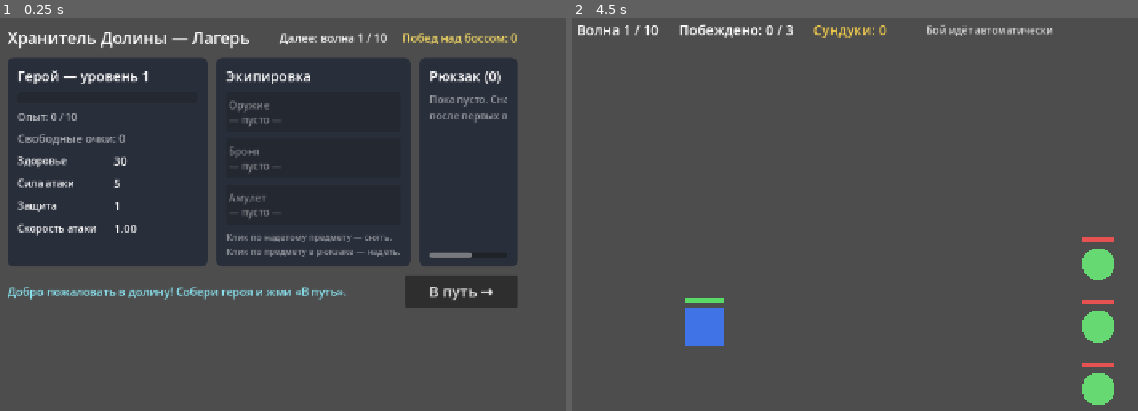
Above: before the commit, frames 1-2 (left to right).
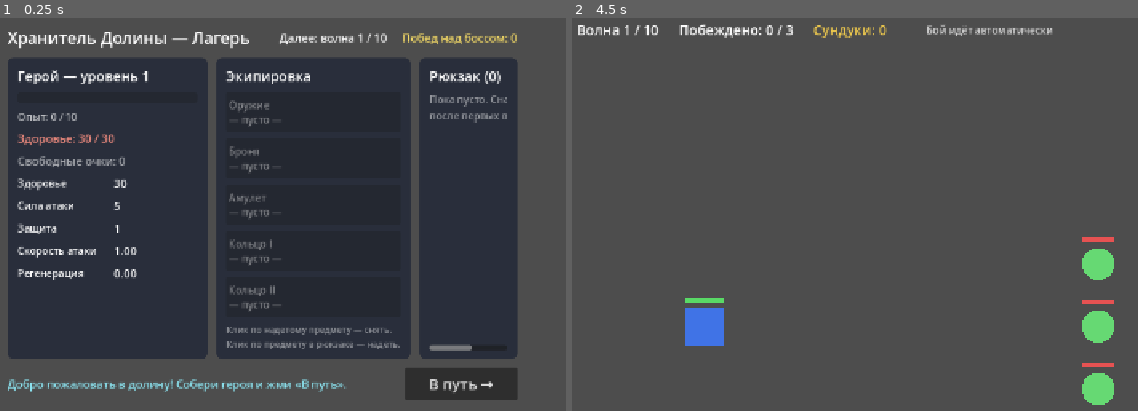
Above: after the commit, the same moments.

Repository: sl1Bridge/valley-keeper
Game: Godot game, scene res://Main.tscn
Two runs of this game, one before a commit and one after it. Both use one fixed random seed, a clock stepped at 60 frames per second and the inputs below.
Inputs (mouse positions are in pixels of both pictures, inside the frame that each line leads up to):
- Up to frame 1 (0.25 s): no input
- Up to frame 2 (4.5 s): click "Оружие — пусто —" at 0.5 s; click "Броня — пусто —" at 1.25 s; click "Амулет — пусто —" at 2 s; click (883, 249) at 2.75 s, where only the run after the commit has a clickable "Кольцо I — пусто —"; click (883, 297) at 3.5 s, where only the run after the commit has a clickable "Кольцо II — пусто —"; click "В путь →" at 4.25 s

The runs differ from the first frame. In frame 1, 23% of the frame differs, in the area x 1-92%, y 29-98%; in frame 2, nothing differs.

Commit message:
Регенерация, кольца (2 слота), фиксированная передышка +25 HP, ослабление врагов, фикс краша

Diff:
--- a/src/Actor.gd
+++ b/src/Actor.gd
@@ -11,8 +11,9 @@
 var display_name := ""
 var team := "enemy"  # "hero" или "enemy"
 var stats := {}      # hp, atk, def, spd
-var max_hp := 1
-var hp := 1
+var max_hp := 1.0
+var hp := 1.0
+var regen := 0.0     # HP в секунду, работает прямо в бою
 var body_color := Color.WHITE
 var shape := "rect"  # "rect" | "circle" | "triangle"
 var radius := 30.0
@@ -32,7 +33,7 @@
 	shape = p_shape
 	radius = p_radius
 	team = p_team
-	max_hp = maxi(1, int(stats.get("hp", 1)))
+	max_hp = float(maxi(1, int(stats.get("hp", 1))))
 	hp = max_hp
 	move_speed = float(stats.get("move", 80.0))
 
@@ -41,6 +42,10 @@
 func step(delta: float) -> void:
 	if _flash > 0.0:
 		_flash -= delta
+		queue_redraw()
+	# Регенерация здоровья
+	if alive and regen > 0.0 and hp < max_hp:
+		hp = minf(max_hp, hp + regen * delta)
 		queue_redraw()
 	if not alive or not engaged or target == null or not target.alive:
 		return
--- a/src/BattleScreen.gd
+++ b/src/BattleScreen.gd
@@ -112,13 +112,24 @@
 
 func _spawn_hero() -> void:
 	_hero_actor = Actor.new()
-	_hero_actor.setup("Герой", hero.get_stats(), Color(0.25, 0.45, 0.9), "rect", 30.0, "hero")
+	var stats := hero.get_stats()
+	_hero_actor.setup("Герой", stats, Color(0.25, 0.45, 0.9), "rect", 30.0, "hero")
+	# Герой входит в бой с тем здоровьем, что осталось после прошлой волны + передышка
+	_hero_actor.hp = clampf(hero.start_hp(), 1.0, _hero_actor.max_hp)
+	_hero_actor.regen = float(stats.get("regen", 0.0))
 	_hero_actor.position = HERO_POS
 	_hero_actor.engaged = true
 	_hero_actor.died.connect(_on_hero_died)
 	_hero_actor.damaged.connect(_on_actor_damaged)
 	_hero_actor.attacked.connect(_on_actor_attacked)
 	_world.add_child(_hero_actor)
+
+
+## Остаток здоровья героя (Main забирает после боя).
+func hero_hp() -> float:
+	if is_instance_valid(_hero_actor):
+		return _hero_actor.hp
+	return 0.0
 
 
 func _spawn_enemies() -> void:
--- a/src/Enemies.gd
+++ b/src/Enemies.gd
@@ -12,15 +12,15 @@
 		"color": Color(0.4, 0.85, 0.45), "shape": "circle", "size": 26.0, "move": 60.0,
 	},
 	"wolf": {
-		"name": "Волк", "hp": 18, "atk": 5, "def": 1, "spd": 1.3, "xp": 5,
+		"name": "Волк", "hp": 18, "atk": 4, "def": 1, "spd": 1.3, "xp": 5,
 		"color": Color(0.55, 0.55, 0.62), "shape": "triangle", "size": 30.0, "move": 115.0,
 	},
 	"golem": {
-		"name": "Голем", "hp": 36, "atk": 6, "def": 3, "spd": 0.5, "xp": 8,
+		"name": "Голем", "hp": 36, "atk": 5, "def": 3, "spd": 0.5, "xp": 8,
 		"color": Color(0.6, 0.45, 0.3), "shape": "rect", "size": 42.0, "move": 40.0,
 	},
 	"boss": {
-		"name": "Каменный страж", "hp": 110, "atk": 8, "def": 4, "spd": 0.7, "xp": 40,
+		"name": "Каменный страж", "hp": 110, "atk": 7, "def": 4, "spd": 0.7, "xp": 40,
 		"color": Color(0.82, 0.28, 0.28), "shape": "rect", "size": 62.0, "move": 45.0,
 	},
 }
@@ -45,7 +45,7 @@
 ## Характеристики врага с учётом волны и числа побед над боссом (новый заход сложнее).
 static func scaled(type: String, wave: int, wins: int) -> Dictionary:
 	var base: Dictionary = TYPES[type].duplicate()
-	var f := 1.0 + 0.15 * (wave - 1) + 0.3 * wins
+	var f := 1.0 + 0.1 * (wave - 1) + 0.25 * wins
 	base["hp"] = maxi(1, roundi(base["hp"] * f))
 	base["atk"] = maxi(1, roundi(base["atk"] * f))
 	base["def"] = roundi(base["def"] * (1.0 + 0.1 * (wave - 1)))
--- a/src/GearScreen.gd
+++ b/src/GearScreen.gd
@@ -12,7 +12,8 @@
 var wins := 0
 var message := ""
 
-const SLOT_ORDER := ["weapon", "armor", "amulet"]
+const SLOT_ORDER := ["weapon", "armor", "amulet", "ring1", "ring2"]
+const SLOT_DISPLAY := {"weapon": "Оружие", "armor": "Броня", "amulet": "Амулет", "ring1": "Кольцо I", "ring2": "Кольцо II"}
 
 
 func _ready() -> void:
@@ -20,10 +21,12 @@
 
 
 ## Полностью перестроить интерфейс (после любого изменения данных).
+## ВАЖНО: удаляем через queue_free, а не free — иначе игра падает,
+## когда rebuild вызван кликом по кнопке, которую мы удаляем.
 func rebuild() -> void:
 	for c in get_children():
 		remove_child(c)
-		c.free()
+		c.queue_free()
 	_build()
 
 
@@ -125,6 +128,12 @@
 	xp_lbl.modulate = Color(1, 1, 1, 0.7)
 	box.add_child(xp_lbl)
 
+	var hp_lbl := Label.new()
+	hp_lbl.text = "Здоровье: %d / %d" % [int(hero.start_hp()), int(hero.max_hp())]
+	hp_lbl.add_theme_font_size_override("font_size", 18)
+	hp_lbl.modulate = Color(0.95, 0.55, 0.5)
+	box.add_child(hp_lbl)
+
 	var points := Label.new()
 	points.text = "Свободные очки: %d" % hero.stat_points
 	points.add_theme_font_size_override("font_size", 18)
@@ -142,7 +151,7 @@
 		row.add_child(name_lbl)
 
 		var val := Label.new()
-		val.text = "%.2f" % stats[key] if key == "spd" else str(int(stats[key]))
+		val.text = "%.2f" % stats[key] if key == "spd" or key == "regen" else str(int(stats[key]))
 		val.add_theme_font_size_override("font_size", 18)
 		val.size_flags_horizontal = Control.SIZE_EXPAND_FILL
 		row.add_child(val)
@@ -177,11 +186,11 @@
 		btn.alignment = HORIZONTAL_ALIGNMENT_LEFT
 		btn.custom_minimum_size = Vector2(0, 64)
 		if it != null:
-			btn.text = "%s\n%s — %s" % [Item.SLOT_NAMES[slot], it.name, it.bonuses_text()]
+			btn.text = "%s\n%s — %s" % [SLOT_DISPLAY[slot], it.name, it.bonuses_text()]
 			btn.add_theme_color_override("font_color", it.rarity_color())
 			btn.tooltip_text = "Нажми, чтобы снять в рюкзак"
 		else:
-			btn.text = "%s\n— пусто —" % Item.SLOT_NAMES[slot]
+			btn.text = "%s\n— пусто —" % SLOT_DISPLAY[slot]
 			btn.modulate = Color(1, 1, 1, 0.5)
 		btn.pressed.connect(_on_slot_pressed.bind(slot))
 		box.add_child(btn)
--- a/src/Hero.gd
+++ b/src/Hero.gd
@@ -4,21 +4,26 @@
 ## Данные героя: характеристики, уровень, опыт, экипировка, рюкзак.
 ## Никакой визуальной логики — только числа и правила.
 
-const STAT_ORDER := ["hp", "atk", "def", "spd"]
+const STAT_ORDER := ["hp", "atk", "def", "spd", "regen"]
 
 # Базовые характеристики героя 1 уровня
-const BASE := {"hp": 30, "atk": 5, "def": 1, "spd": 1.0}
-# Прирост за 1 очко характеристики
-const PER_POINT := {"hp": 8, "atk": 2, "def": 1, "spd": 0.15}
+const BASE := {"hp": 30, "atk": 5, "def": 1, "spd": 1.0, "regen": 0.0}
+# Прирост за 1 очко характеристики (регенерация — HP в секунду)
+const PER_POINT := {"hp": 8, "atk": 2, "def": 1, "spd": 0.15, "regen": 0.4}
 # Очков характеристик за уровень
 const POINTS_PER_LEVEL := 2
+# Фиксированное восстановление здоровья за передышку между волнами
+const REST_HEAL := 25.0
 
 var level := 1
 var xp := 0
 var stat_points := 0
-var allocated := {"hp": 0, "atk": 0, "def": 0, "spd": 0}
-var equipment := {"weapon": null, "armor": null, "amulet": null}
+var allocated := {"hp": 0, "atk": 0, "def": 0, "spd": 0, "regen": 0}
+# Два слота под кольца: ring1 и ring2
+var equipment := {"weapon": null, "armor": null, "amulet": null, "ring1": null, "ring2": null}
 var inventory := []  # массив Item
+# Текущее здоровье между волнами; < 0 — полное
+var current_hp := -1.0
 
 
 ## Итоговые характеристики: база + вложенные очки + бонусы предметов.
@@ -62,10 +67,44 @@
 	return true
 
 
-## Надеть предмет из рюкзака. Возвращает предмет, который был в слоте (или null).
+## Максимальное здоровье по текущим характеристикам.
+func max_hp() -> float:
+	return get_stats()["hp"]
+
+
+## Здоровье, с которым герой входит в бой.
+func start_hp() -> float:
+	if current_hp < 0.0 or current_hp > max_hp():
+		current_hp = max_hp()
+	return current_hp
+
+
+## Передышка между волнами: фиксированное восстановление (не полное).
+func apply_rest() -> void:
+	if current_hp < 0.0:
+		current_hp = max_hp()
+	else:
+		current_hp = minf(max_hp(), current_hp + REST_HEAL)
+
+
+## Полное восстановление (после смерти или победы над боссом).
+func full_restore() -> void:
+	current_hp = -1.0
+
+
+## Надеть предмет из рюкзака. Кольца занимают ring1/ring2: сперва свободный
+## слот, если оба заняты — заменяет ring1. Возвращает снятый предмет (или null).
 func equip(item: Item) -> Item:
-	var old: Item = equipment[item.slot]
-	equipment[item.slot] = item
+	var slot: String = item.slot
+	if slot == "ring":
+		if equipment["ring1"] == null:
+			slot = "ring1"
+		elif equipment["ring2"] == null:
+			slot = "ring2"
+		else:
+			slot = "ring1"
+	var old: Item = equipment[slot]
+	equipment[slot] = item
 	inventory.erase(item)
 	if old != null:
 		inventory.append(old)
--- a/src/Item.gd
+++ b/src/Item.gd
@@ -10,9 +10,9 @@
 	Color(0.35, 0.6, 1.0),    # редкий — синий
 	Color(0.8, 0.4, 1.0),     # эпический — фиолетовый
 ]
-const SLOT_NAMES := {"weapon": "Оружие", "armor": "Броня", "amulet": "Амулет"}
-const STAT_NAMES := {"hp": "Здоровье", "atk": "Сила атаки", "def": "Защита", "spd": "Скорость атаки"}
-const STAT_ORDER := ["hp", "atk", "def", "spd"]
+const SLOT_NAMES := {"weapon": "Оружие", "armor": "Броня", "amulet": "Амулет", "ring": "Кольцо"}
+const STAT_NAMES := {"hp": "Здоровье", "atk": "Сила атаки", "def": "Защита", "spd": "Скорость атаки", "regen": "Регенерация"}
+const STAT_ORDER := ["hp", "atk", "def", "spd", "regen"]
 
 # Множитель силы бонусов по редкости
 const RARITY_MULT := [1.0, 1.6, 2.4]
@@ -26,10 +26,13 @@
 	{"name": "Кожаная куртка", "slot": "armor", "bonuses": {"def": 1, "hp": 4}},
 	{"name": "Кольчуга", "slot": "armor", "bonuses": {"def": 2}},
 	{"name": "Плащ тени", "slot": "armor", "bonuses": {"def": 1, "spd": 0.1}},
-	{"name": "Каменный оберег", "slot": "amulet", "bonuses": {"hp": 8}},
+	{"name": "Каменный оберег", "slot": "amulet", "bonuses": {"hp": 5, "regen": 0.3}},
 	{"name": "Оберег волка", "slot": "amulet", "bonuses": {"atk": 1, "spd": 0.1}},
 	{"name": "Солнечный медальон", "slot": "amulet", "bonuses": {"hp": 5, "def": 1}},
 	{"name": "Перо ветра", "slot": "amulet", "bonuses": {"spd": 0.2}},
+	{"name": "Кольцо жизни", "slot": "ring", "bonuses": {"hp": 6, "regen": 0.3}},
+	{"name": "Кольцо клинка", "slot": "ring", "bonuses": {"atk": 2}},
+	{"name": "Кольцо прилива", "slot": "ring", "bonuses": {"regen": 0.4}},
 ]
 
 static var _next_id := 1
@@ -77,7 +80,7 @@
 	it.bonuses = {}
 	for k in t["bonuses"]:
 		var v: float = t["bonuses"][k] * mult
-		if k == "spd":
+		if k == "spd" or k == "regen":
 			v = snappedf(v, 0.05)
 			if is_zero_approx(v):
 				v = 0.05 * signf(t["bonuses"][k])
@@ -99,12 +102,12 @@
 	return SLOT_NAMES.get(slot, slot)
 
 
-## Текст вида "Сила атаки +3, Здоровье +4"
+## Текст вида "Сила атаки +3, Регенерация +0.30"
 func bonuses_text() -> String:
 	var parts := []
 	for k in STAT_ORDER:
 		if bonuses.has(k):
 			var v: float = bonuses[k]
-			var txt := ("+%.2f" % v) if k == "spd" else ("%+d" % int(v))
+			var txt := ("%+.2f" % v) if k == "spd" or k == "regen" else ("%+d" % int(v))
 			parts.append("%s %s" % [STAT_NAMES[k], txt])
 	return ", ".join(parts)
--- a/src/Main.gd
+++ b/src/Main.gd
@@ -49,20 +49,26 @@
 
 
 func _on_wave_cleared() -> void:
+	# Сохраняем остаток здоровья и добавляем фиксированную передышку
+	if _screen is BattleScreen:
+		hero.current_hp = (_screen as BattleScreen).hero_hp()
+	hero.apply_rest()
 	wave += 1
-	show_gear("Волна пройдена! Герой отдохнул, раны затянулись. Проверь рюкзак.")
+	show_gear("Волна пройдена! Передышка: +%d HP. Проверь рюкзак и очки характеристик." % int(Hero.REST_HEAL))
 
 
 func _on_hero_died() -> void:
+	hero.full_restore()
 	_show_end_screen(
 		"Поражение",
-		"Герой пал в бою, но весь собранный лут и опыт сохранены.\nВложи очки характеристик, обнови снарягу — и вперёд, снова!",
+		"Герой пал в бою, но весь собранный лут и опыт сохранены.\nВ лагере он полностью пришёл в себя.\nВложи очки характеристик, обнови снарягу — и вперёд, снова!",
 		"Вернуться в лагерь",
 		func(): show_gear("Не беда! Попробуй другую сборку — волна та же.")
 	)
 
 
 func _on_boss_defeated() -> void:
+	hero.full_restore()
 	wins += 1
 	wave = 1
 	_show_end_screen(
--- a/tests/TestRunner.gd
+++ b/tests/TestRunner.gd
@@ -13,6 +13,7 @@
 	print("=== Логические тесты ===")
 	_test_items()
 	_test_hero()
+	_test_rings_and_regen()
 	_test_enemies()
 	_test_battle_sim()
 	_test_boss_sims()
@@ -116,6 +117,69 @@
 	_check(h.equipment["weapon"] == null and h.inventory.size() == 1, "предмет снят обратно в рюкзак")
 
 
+func _make_ring(p_name: String) -> Item:
+	var r := Item.new()
+	r.name = p_name
+	r.slot = "ring"
+	r.rarity = 0
+	r.bonuses = {"hp": 5}
+	return r
+
+
+func _test_rings_and_regen() -> void:
+	print("-- Кольца, регенерация, передышка --")
+	var h := Hero.new()
+
+	# Два кольца надеваются одновременно, третье вытесняет первое
+	var r1 := _make_ring("Кольцо 1")
+	var r2 := _make_ring("Кольцо 2")
+	var r3 := _make_ring("Кольцо 3")
+	h.inventory.append(r1)
+	h.equip(r1)
+	_check(h.equipment["ring1"] == r1, "первое кольцо — в слот I")
+	h.inventory.append(r2)
+	h.equip(r2)
+	_check(h.equipment["ring2"] == r2, "второе кольцо — в слот II")
+	h.inventory.append(r3)
+	var replaced := h.equip(r3)
+	_check(h.equipment["ring1"] == r3 and h.equipment["ring2"] == r2, "третье кольцо вытеснило первое")
+	_check(replaced == r1 and h.inventory.has(r1), "вытесненное кольцо вернулось в рюкзак")
+
+	# Регенерация: вложение очков и бонус предмета
+	h.add_xp(10)
+	h.allocate("regen")
+	var regen_ring := Item.new()
+	regen_ring.name = "Кольцо регенерации"
+	regen_ring.slot = "ring"
+	regen_ring.rarity = 0
+	regen_ring.bonuses = {"regen": 0.5}
+	h.inventory.append(regen_ring)
+	h.equip(regen_ring)
+	var expected := Hero.PER_POINT["regen"] + 0.5
+	_check(absf(h.get_stats()["regen"] - expected) < 0.001, "регенерация = очко + кольцо (%.2f)" % expected)
+
+	# Регенерация работает в бою
+	var a := Actor.new()
+	a.setup("тест", {"hp": 20, "atk": 1, "def": 0, "spd": 1.0}, Color.WHITE, "rect", 10.0, "hero")
+	a.hp = 10.0
+	a.regen = 2.0
+	a.step(1.0)
+	_check(absf(a.hp - 12.0) < 0.01, "регенерация в бою: 10 + 2/с × 1с = 12")
+	a.step(10.0)
+	_check(a.hp == 20.0, "регенерация не превышает максимум")
+	a.free()
+
+	# Передышка: фиксированное восстановление, не полное
+	h.current_hp = 10.0
+	h.apply_rest()
+	_check(absf(h.current_hp - (10.0 + Hero.REST_HEAL)) < 0.01, "передышка: +%d HP" % int(Hero.REST_HEAL))
+	h.current_hp = h.max_hp() - 5.0
+	h.apply_rest()
+	_check(h.current_hp == h.max_hp(), "передышка не превышает максимум")
+	h.full_restore()
+	_check(h.start_hp() == h.max_hp(), "после смерти герой полностью восстановлен")
+
+
 func _test_enemies() -> void:
 	print("-- Враги и волны --")
 	var comp1 := Enemies.wave_composition(1)
Not shown, changed: README.md
